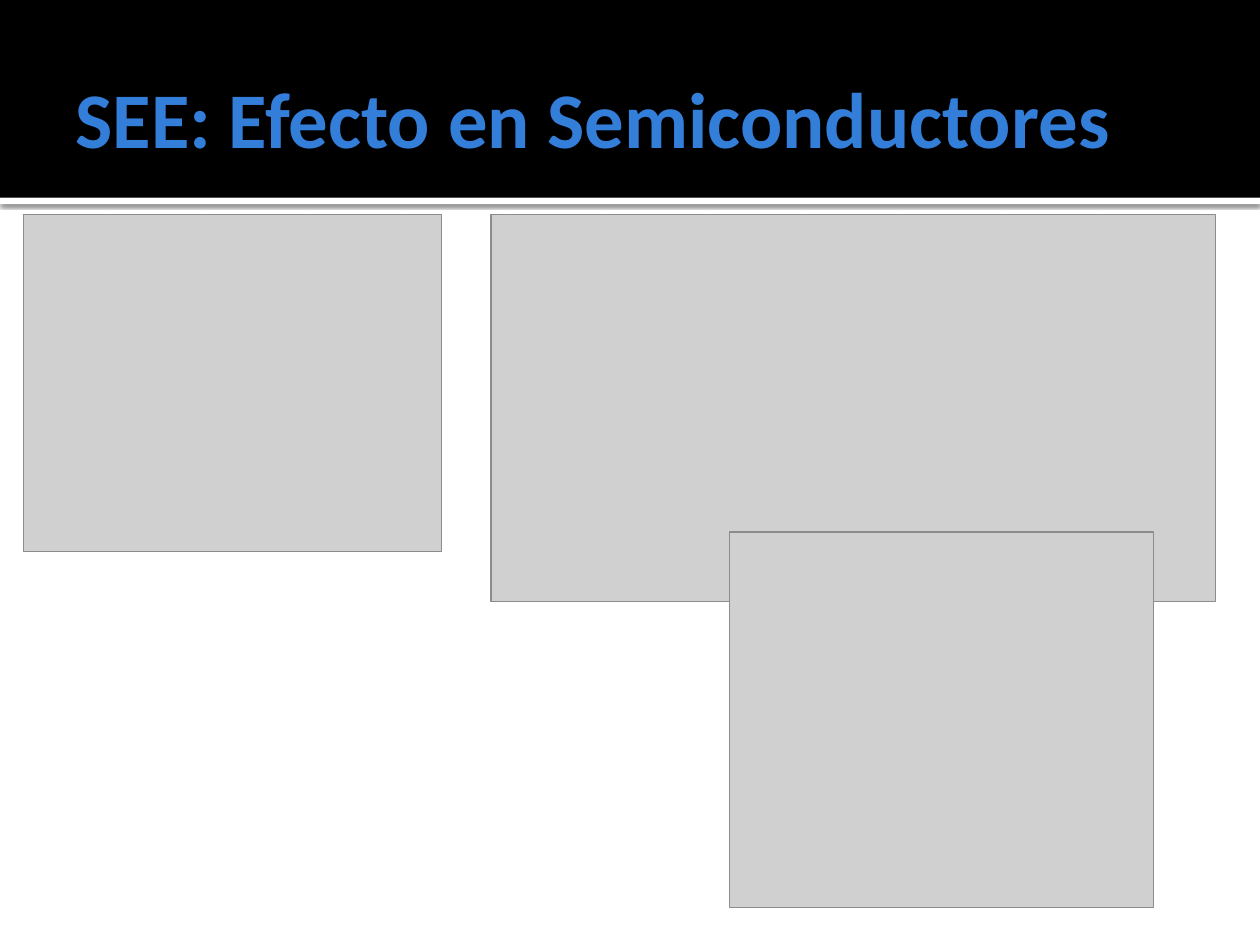
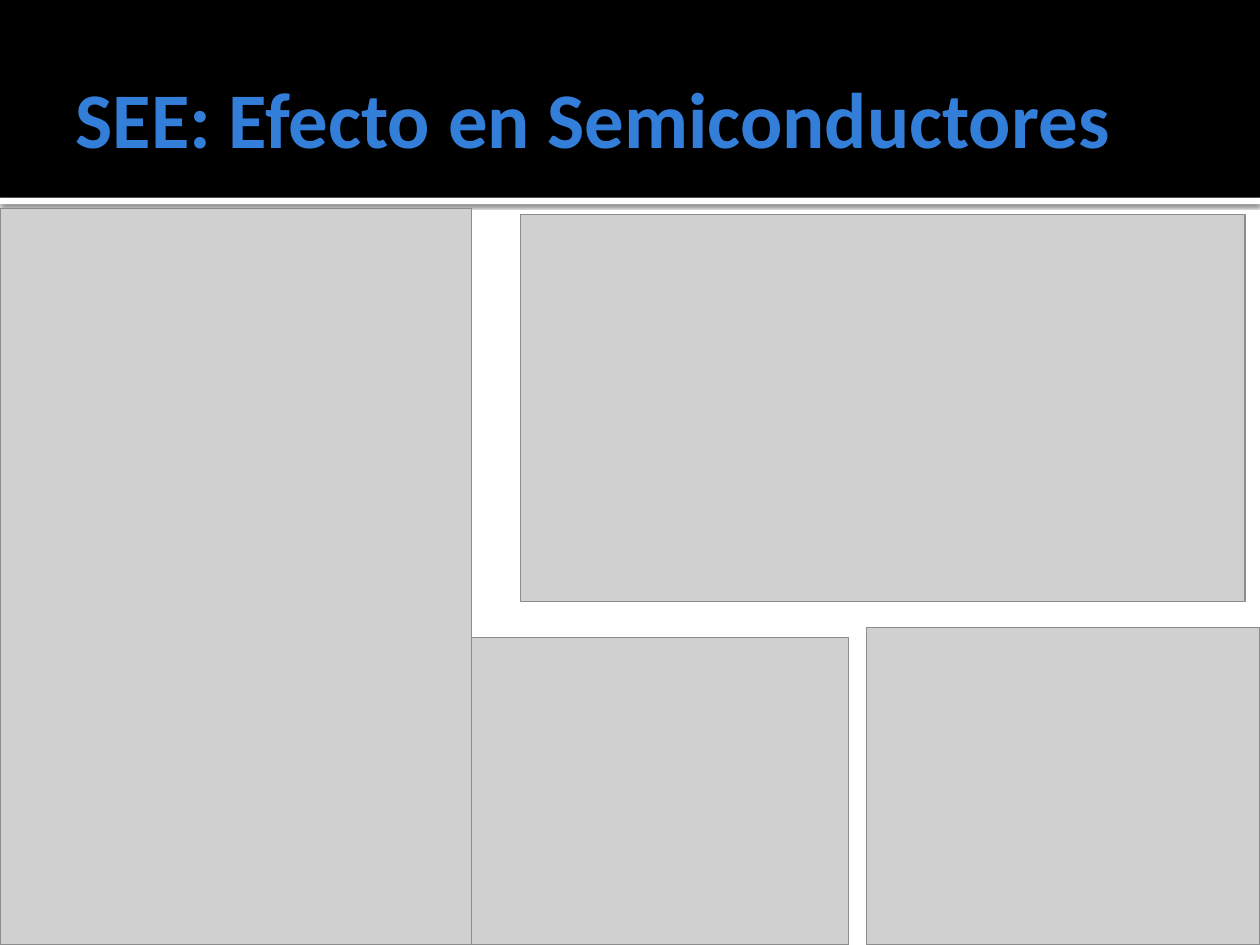
Before and after one commit to ginotkj/fiocs, a slide deck: slide 5 of Documentation/Documentacion/PRESENTACION_FABRI.pptx. Drawn at 1260x945 pixels with LibreOffice and Linux fonts; fonts in the diff are those of the drawing; grey boxes stand for pictures. Boxes give left, top, right and bottom in pixels: in the first picture for what was removed or moved away, otherwise in the second. Text is boxed around its words. In the diff, an @@ line names an element or a change of style, - is before the commit and + after.

```diff
--- a/Documentation/Documentacion/PRESENTACION_FABRI.pptx
+++ b/Documentation/Documentacion/PRESENTACION_FABRI.pptx
@@ picture added at bbox=[0, 208, 471, 945] @@
@@ picture: place and size @@
-picture at bbox=[491, 214, 1216, 601]
+picture at bbox=[520, 214, 1245, 601]
@@ picture: place and size @@
-picture at bbox=[23, 214, 441, 552]
+picture at bbox=[867, 627, 1260, 945]
@@ picture: place and size @@
-picture at bbox=[730, 532, 1154, 907]
+picture at bbox=[471, 638, 848, 945]
```
Also in this commit, not shown: 3 other slides changed.
